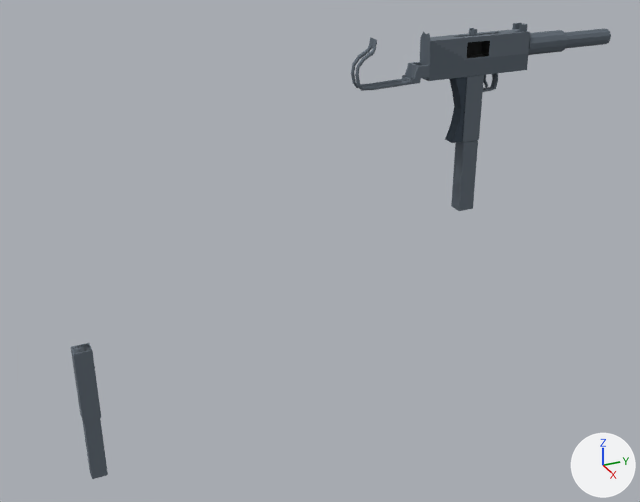
A saved change to the glTF model Art/3D/Blender/m15.glb.
Before and after are seen from a camera (50 mm lens) standing at (4.83, -3.28, 1.79) and looking at (-0.05, -1.09, -0.65). The axes (+X, +Y, +Z) are drawn at lower right. The lights are the same throughout. The older version comes first. Where no turn or scale is listed for an object, it has been applied to the vertices.

Script lines for the objects in view, before the commit:
```python
me_mesh_2 = bpy.data.meshes.new('Mesh_2')
me_mesh_2.from_pydata(...)  # 73 vertices, 128 faces; spans x -0.064..0.067, y -0.781..0.081, z -0.177..0.12
me_mesh_2.materials.append(mat_material_0)
me_mesh_5_001 = bpy.data.meshes.new('Mesh_5.001')
me_mesh_5_001.from_pydata(...)  # a box spanning x -0.05..0.05, y -0.056..0.056, z -0.188..0.3; a box spanning x -0.044..0.044, y -0.05..0.05, z -0.188..0.75
me_mesh_5_001.materials.append(mat_material_0)
me_mesh_7 = bpy.data.meshes.new('Mesh_7')
me_mesh_7.from_pydata(...)  # 262 vertices, 520 faces; spans x -0.048..0.044, y -0.394..0.011, z -0.028..0.281
me_mesh_7.materials.append(mat_material_0)
ob_cylinder = bpy.data.objects.new('cylinder', me_mesh_2)
ob_cylinder.location = (-0.015, 0.406, 0.612)
ob_mags_001 = bpy.data.objects.new('Mags.001', me_mesh_5_001)
ob_mags_001.location = (0.0, -2.688, -1.164)
ob_mags_001.rotation_euler = (-3.133, 0.0, 0.0)  # degrees (-180, 0, 0)
ob_stockp2 = bpy.data.objects.new('Stockp2', me_mesh_7)
ob_stockp2.location = (-0.011, -0.483, 0.441)
# also in view: 'Mags' at (0.0, -0.03, -0.03); 'GripHandle' at (0.0, 0.0, 0.22); 'Suppressor' at (-0.02, 0.72, 0.59)
```
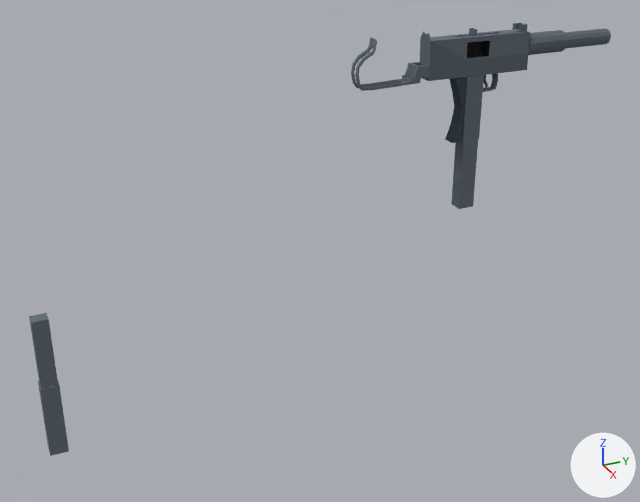
Edits to the bpy script that builds the scene:
```text
Change ob_mags_001:
    ob_mags_001.location: (0.0, -2.688, -1.164) -> (0.0, -2.906, -1.466)
    ob_mags_001.rotation_euler: (-3.133, 0.0, 0.0) -> (0.0, 0.0000188, -0.00446)  # degrees (-180, 0, 0) -> degrees (0, 0, -0.3)
```

Pixel boxes [x1, y1, x2, y2] of what changed, in the pictures (640 x 502 px):
'Mags.001', moved, turned: before [71, 343, 108, 479]; after [29, 313, 69, 456]
